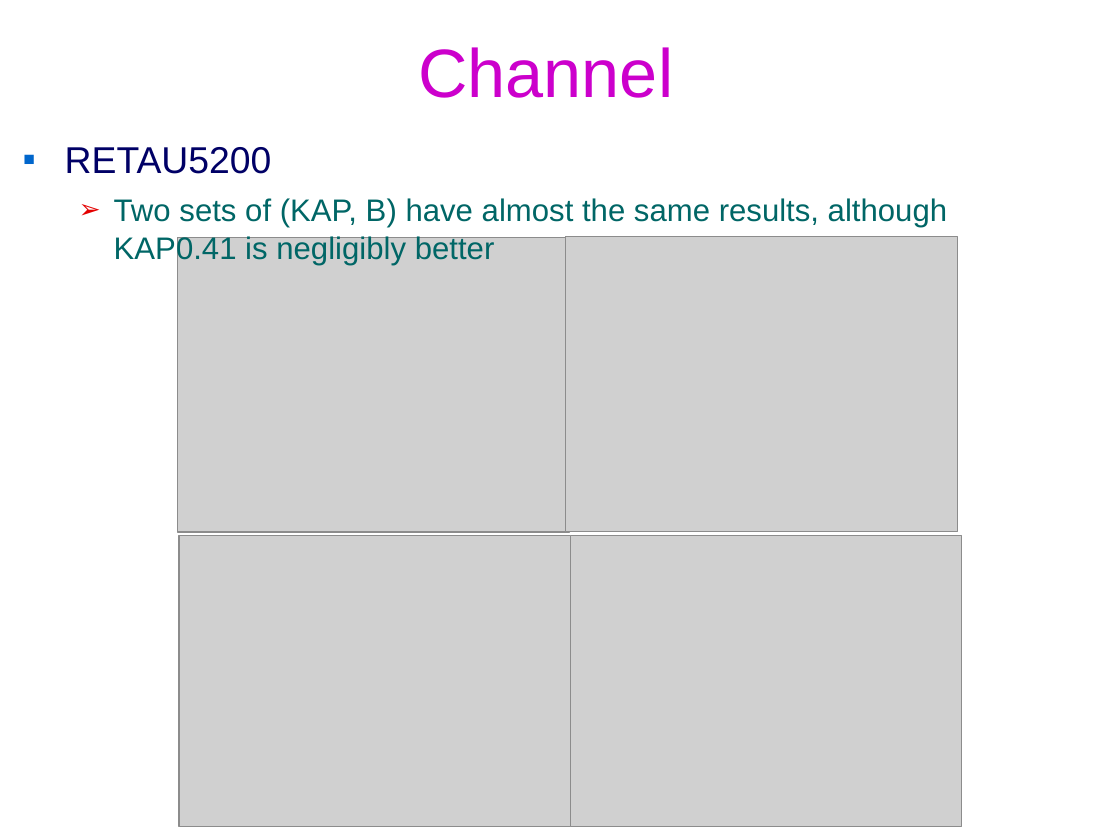
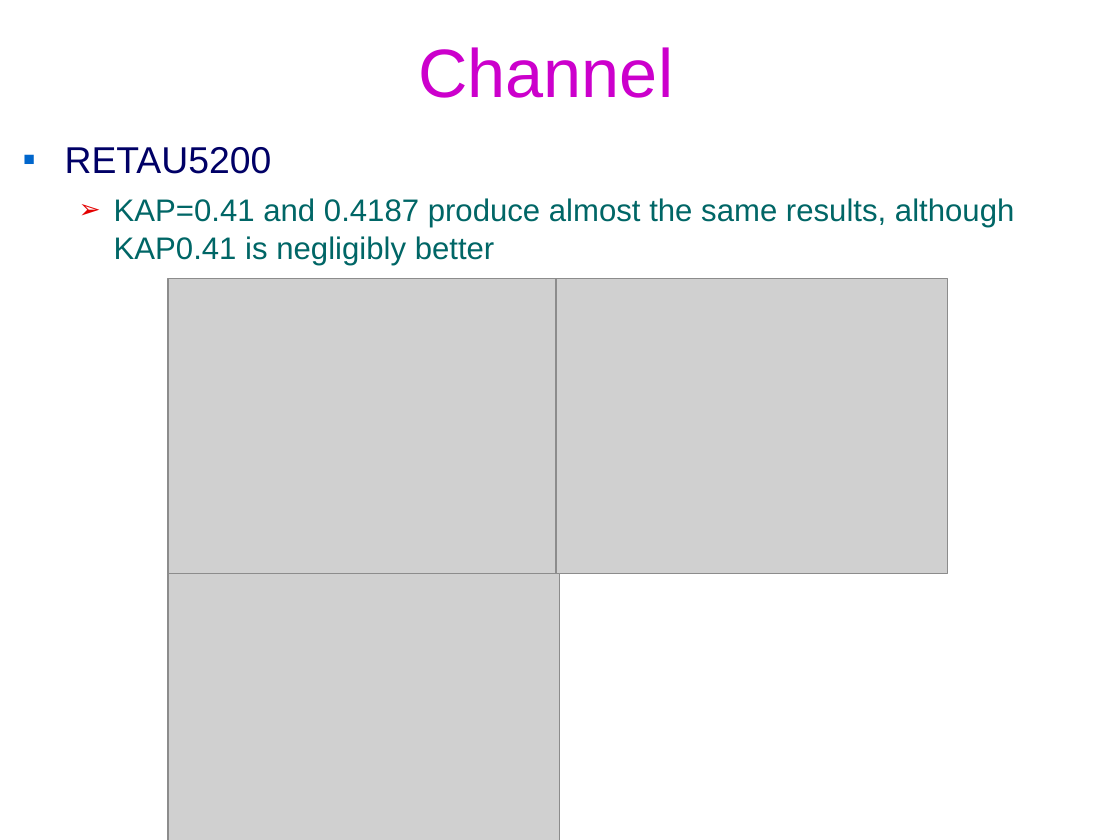
Before and after one commit to federicoVerolini/CaLES, a slide deck: slide 10 of docs/vv.pptx (slide 7 before the commit). Drawn at 1120x840 pixels with LibreOffice and Linux fonts; fonts in the diff are those of the drawing; grey boxes stand for pictures; background and template pictures are left out. Boxes give left, top, right and bottom in pixels: in the first picture for what was removed or moved away, otherwise in the second. Text is boxed around its words. In the diff, an @@ line names an element or a change of style, - is before the commit and + after.

```diff
--- a/docs/vv.pptx
+++ b/docs/vv.pptx
@@ text at box(114, 198, 1014, 265): text changed @@
-  ➢ Two sets of (KAP, B) have almost the same results, although KAP0.41 is negligibly better
+  ➢ KAP=0.41 and 0.4187 produce almost the same results, although KAP0.41 is negligibly better
@@ picture removed at box(569, 535, 961, 827) @@
@@ 3 pictures: place and size @@
-3 pictures at box(177, 237, 958, 827)
+3 pictures at box(168, 278, 948, 840)
```
Also in this commit, not shown: 3 other slides changed, 7 slides added, 8 other files.
